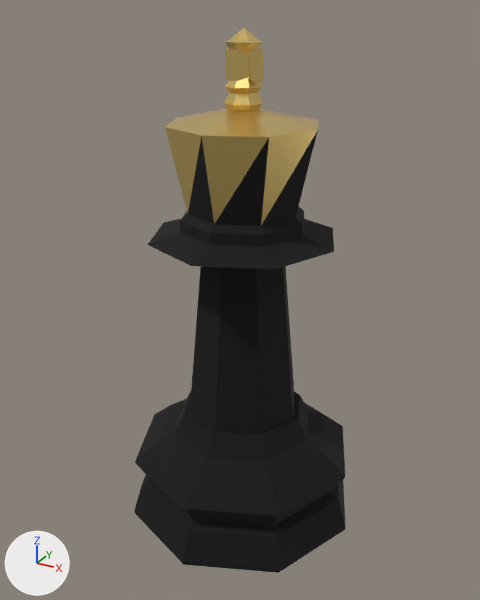
One commit to the glTF model app/src/main/assets/models/gercek5_k_b.glb: the scene before it, then after it.
One viewpoint serves both versions: a 50 mm lens placed at (0.532, -0.98, 0.927), pointed at (-0.003, -0.007, 0.441). Arrows for +X, +Y and +Z are at lower left; the lights stay in place. The older version comes first. Vertices at exactly the same position are counted once.

The older version as bpy lines, for what is in view:
```python
me_chesspiece_king_cylinder_012_mesh = bpy.data.meshes.new('chesspiece_king_Cylinder.012-Mesh')
me_chesspiece_king_cylinder_012_mesh.from_pydata(...)  # 206 vertices, 408 faces; spans x -0.226..0.226, y -0.226..0.226, z 0.0..0.9
# faces by material slot: [222, 186]
me_chesspiece_king_cylinder_012_mesh.materials.append(mat_black_piece)  # black #000000
me_chesspiece_king_cylinder_012_mesh.materials.append(mat_tepe_altin)  # yellow #ebcb7c
ob_k_b = bpy.data.objects.new('k_b', me_chesspiece_king_cylinder_012_mesh)
ob_k_b.location = (0.0, 0.0, 0.0)
```
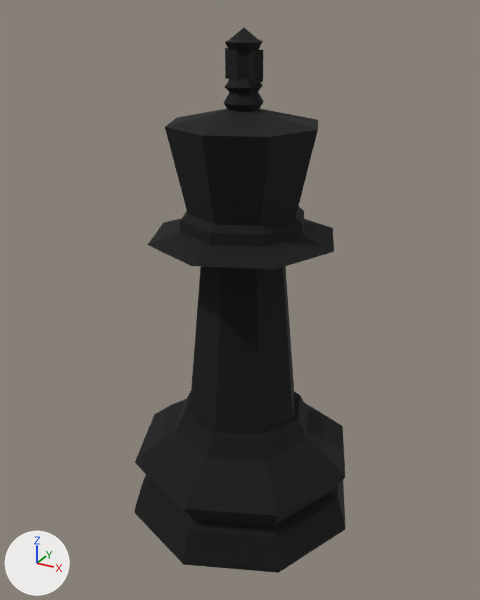
Edits to the bpy script that builds the scene:
```text
Change me_chesspiece_king_cylinder_012_mesh:
    where me_chesspiece_king_cylinder_012_mesh.from_pydata(...)  # 206 vertices, 408 faces; spans x -0.226..0.226, y -0.226..0.226, z 0.0..0.9
    used by ob_k_b; location = (0.0, 0.0, 0.0)
    me_chesspiece_king_cylinder_012_mesh part 1: all 186 faces that had it switch from mat_tepe_altin (yellow #ebcb7c) to mat_black_piece (black #000000)
```

Boxes (x1, y1, x2, y2) around the edits, measured in the pictures (480 x 600 px):
part 1 of me_chesspiece_king_cylinder_012_mesh, recoloured (yellow to black)
    both: (165, 28, 318, 225)
